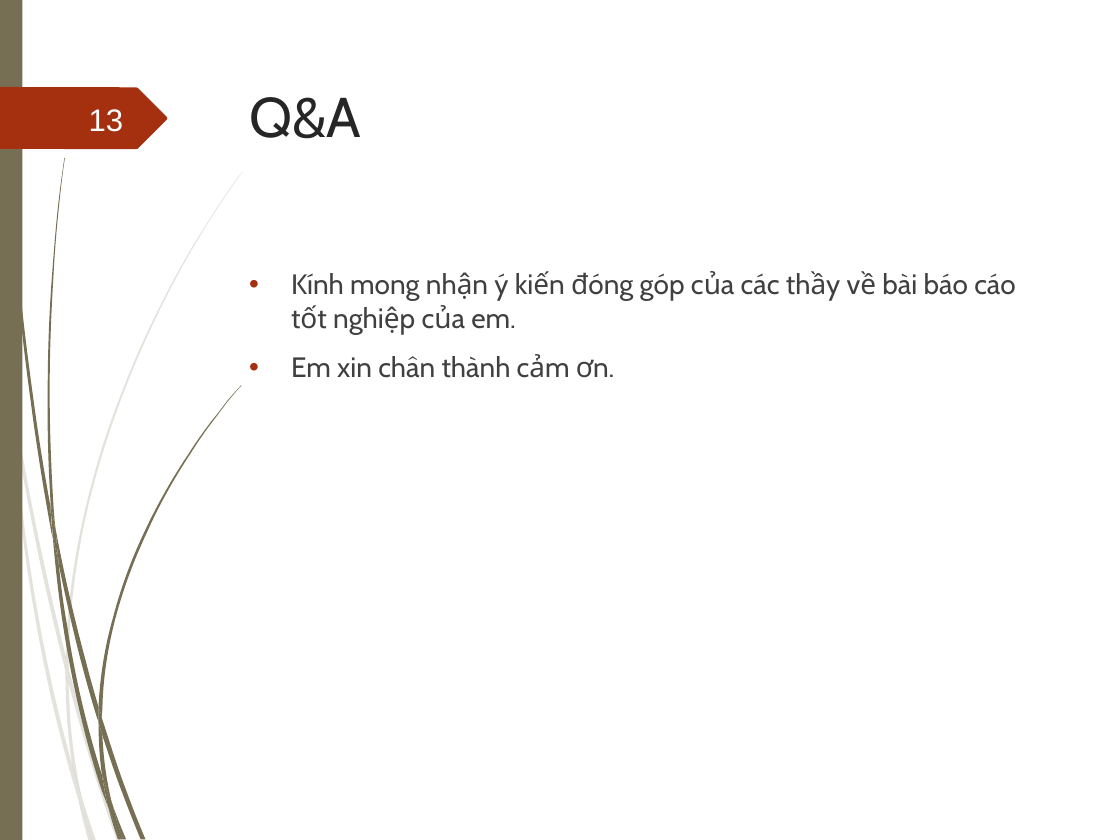
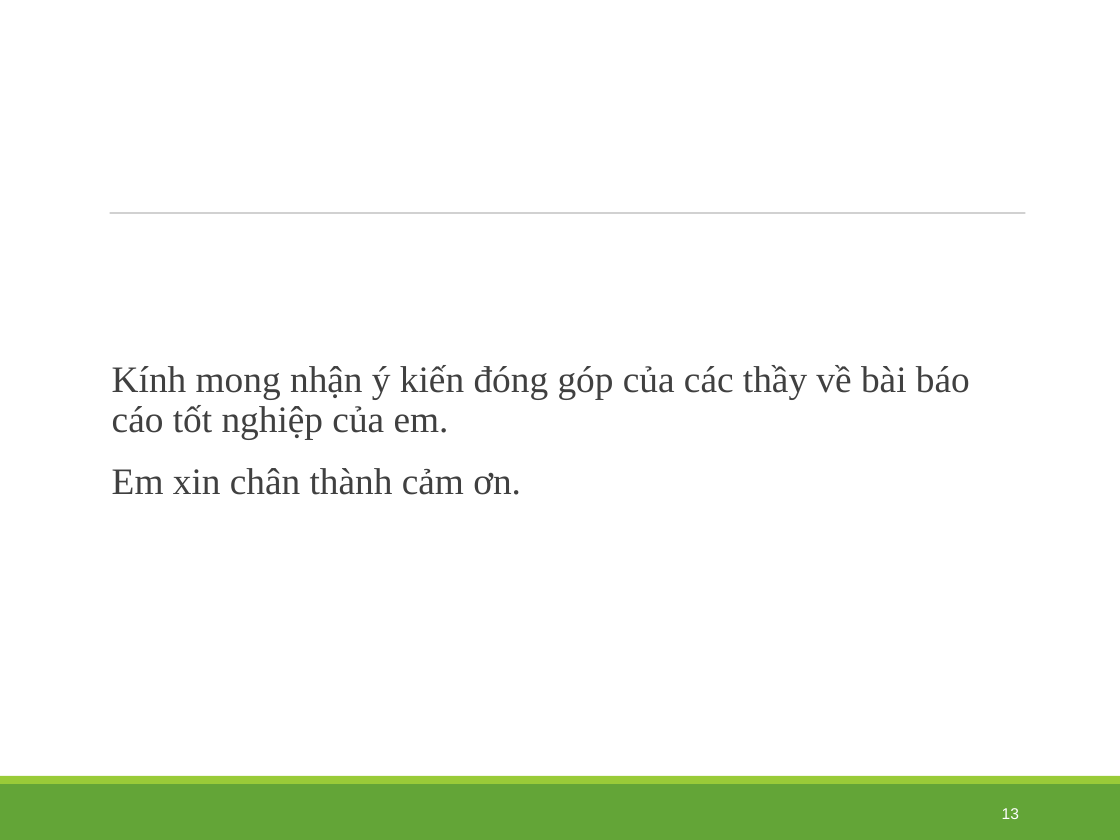
Before and after one commit to Trinhleo/vegetableApp, a slide deck: slide 13 of BÁO-CÁO-ĐỒ-ÁN-TỐT-NGHIỆP - Khanhtrinh.ppt. Drawn at 1120x840 pixels with LibreOffice and Linux fonts; fonts in the diff are those of the drawing; background and template pictures are left out. Boxes give left, top, right and bottom in pixels: in the first picture for what was removed or moved away, otherwise in the second. Text is boxed around its words. In the diff, an @@ line names an element or a change of style, - is before the commit and + after.

```diff
--- a/BÁO-CÁO-ĐỒ-ÁN-TỐT-NGHIỆP - Khanhtrinh.ppt
+++ b/BÁO-CÁO-ĐỒ-ÁN-TỐT-NGHIỆP - Khanhtrinh.ppt
@@ rectangle removed at (0,0,22,840) @@
@@ freeform shape removed at (0,87,167,150) @@
@@ title removed at (249,97,361,139) @@
-Q&A
@@ text "Kính mong nhận ý kiến ...": place and size @@
-text "Kính mong nhận ý kiến ..." at (291,273,1016,378)
+text "Kính mong nhận ý kiến ..." at (112,365,970,495)
@@ text "Kính mong nhận ý kiến ..." at (112,365,970,495): size 18 to 24 pt, font Cabin to Times New Roman; bullet • to  ; line spacing 1 to 0.9; more space between paragraphs; bullet colour #A53010 to #99CB38 @@
@@ line added from (110, 213) to (1025, 213), #7F7F7F 0.51 pt @@
@@ rectangle added at (0,776,1120,784), fill #99CB38 @@
@@ group removed at (0,171,243,840): 10 freeform shapes @@
@@ group removed at (2,0,242,840): 12 freeform shapes @@
@@ rectangle added at (0,784,1120,840), fill #63A537 @@
@@ page number: place and size @@
-page number at (89,109,124,132)
+page number at (1002,808,1019,819)
@@ page number at (1002,808,1019,819): size 20 to 10 pt @@
```
Also in this commit, not shown: 10 other slides changed, 2 slides added, 2 slides removed, 25 other files.
